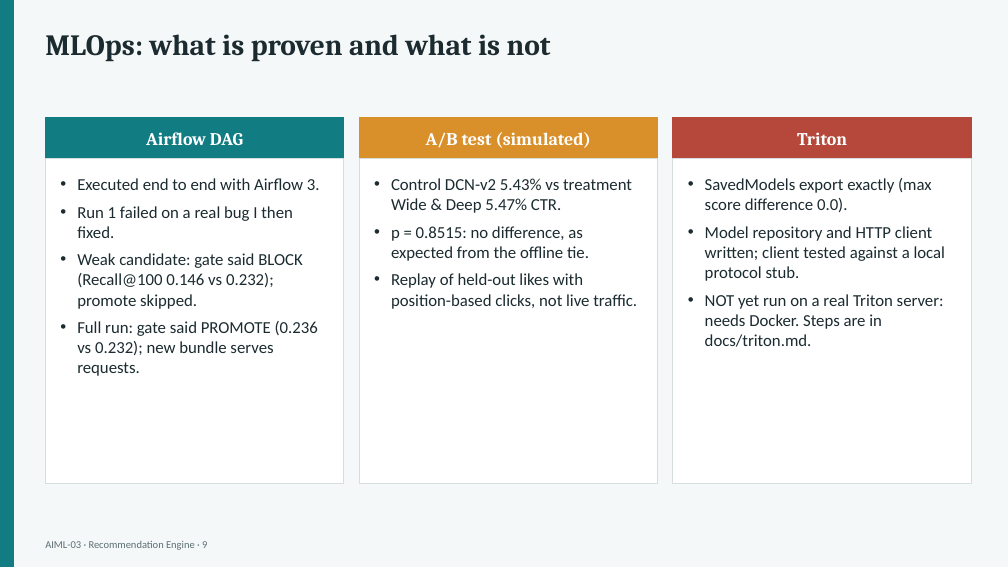
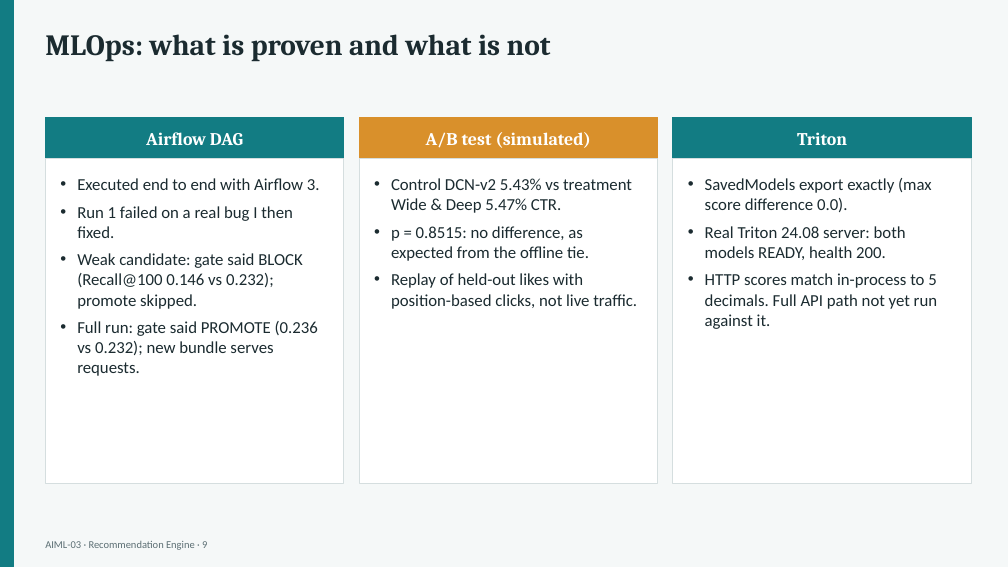
Before and after one commit to ram15x/nexvia-aiml-internship, a slide deck: slide 9 of AIML-03/deliverables/AIML03_Recommendation_Engine.pptx. Drawn at 1008x567 pixels with LibreOffice and Linux fonts; fonts in the diff are those of the drawing. Boxes give left, top, right and bottom in pixels: in the first picture for what was removed or moved away, otherwise in the second. Text is boxed around its words. In the diff, an @@ line names an element or a change of style, - is before the commit and + after.

Commit message:
Record real Triton verification; update docs, page, deck

```diff
--- a/AIML-03/deliverables/AIML03_Recommendation_Engine.pptx
+++ b/AIML-03/deliverables/AIML03_Recommendation_Engine.pptx
@@ rectangle at [673,117,972,159]: fill #B5483A to #127C83; outline #B5483A 1 pt to #127C83 1 pt @@
@@ text at [705,226,937,329]: text changed @@
-• Model repository and HTTP client written; client tested against a local protocol stub.
-• NOT yet run on a real Triton server: needs Docker. Steps are in docs/triton.md.
+• Real Triton 24.08 server: both models READY, health 200.
+• HTTP scores match in-process to 5 decimals. Full API path not yet run against it.
```
Also in this commit, not shown: 6 other slides changed, 8 other files.
